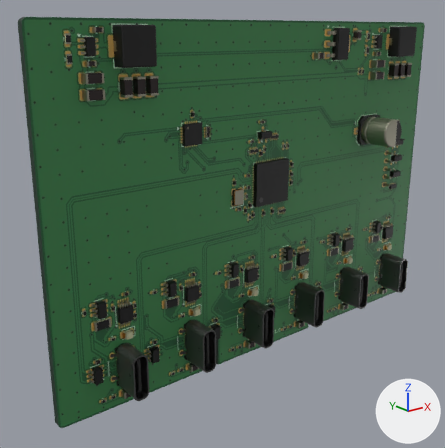
The glTF model site/assets/pcb/data-port-x6.glb: old version first, new version second.
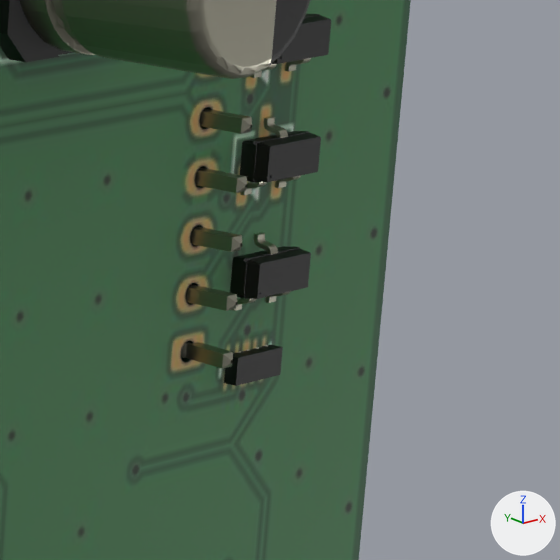
Old and new are each drawn whole from a 50 mm camera at (-36.2, -93.5, -2.0) aimed at (41.2, 3.2, -40.6) and again close up on the part from 81% to 98% of the width and 31% to 48% of the height. Lighting does not change. The marker at lower right points along +X, +Y and +Z. The first two pictures are the older version. Where no turn or scale is listed for an object, it has been applied to the vertices. Vertices at exactly the same position are counted once.
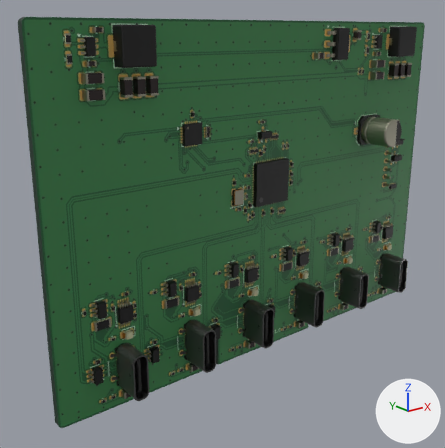
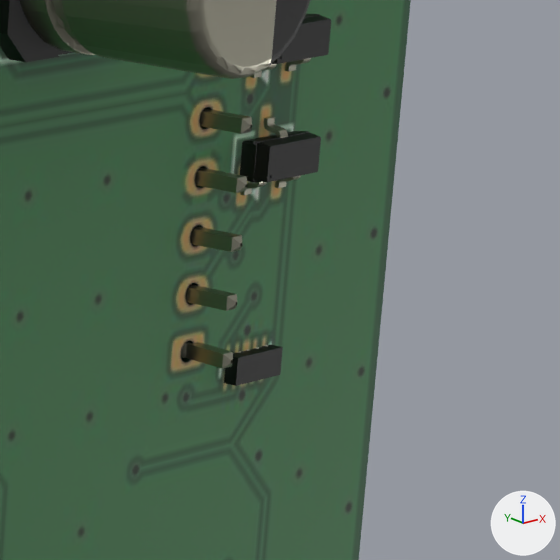
Where the change shows, as pixel boxes (x1, y1, x2, y2) in the close-ups (560 x 560 px):
part 1 of me_mesh_0, deleted: before (230, 233, 311, 311)

What the commit changed:
me_mesh_0 is used by ob_mesh_0; location (0.0, 6.09, -70.0).
me_mesh_0 had 43475 vertices, 74643 faces and spanned x 0.0..100.0, y -15.4..0.0, z 0.0..70.0.
me_mesh_0 now has 43134 vertices, 74002 faces and spans x 0.0..100.0, y -15.4..0.0, z 0.0..70.0.
me_mesh_0 part 1: the loose piece of 249 vertices spanning x 90.8..93.7, y -8.9..-7.7, z 32.6..35.2 is deleted.
Other edits to the shape of me_mesh_0 do not show in these pictures.
